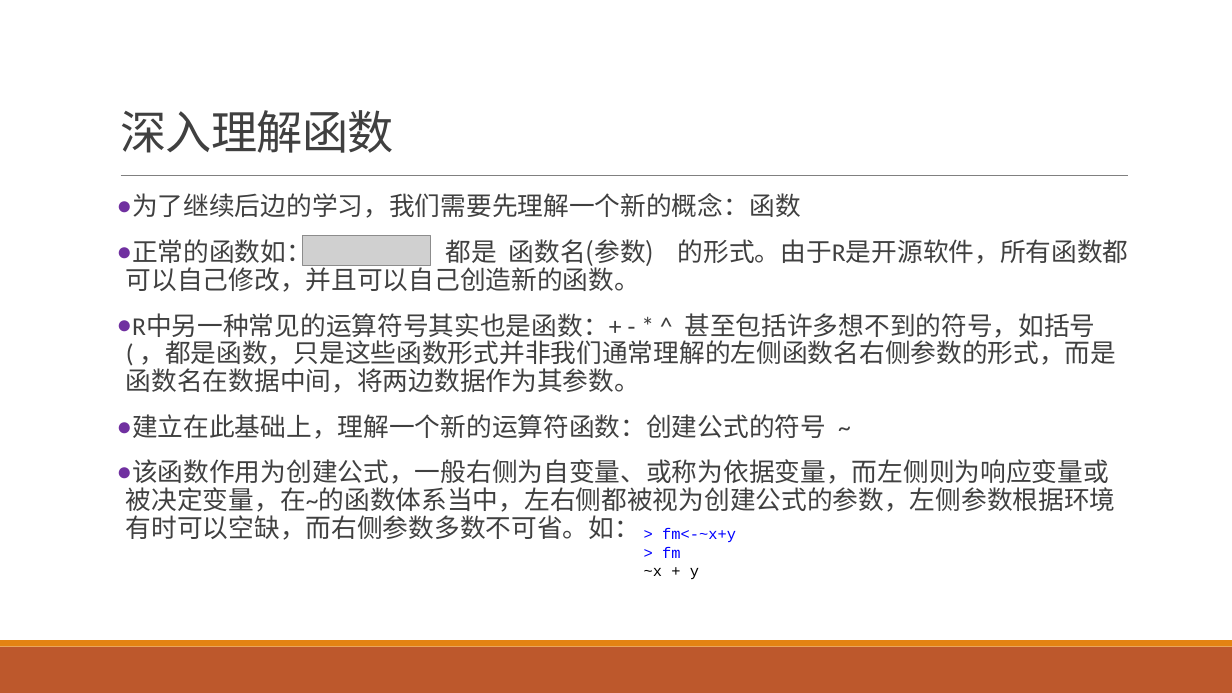
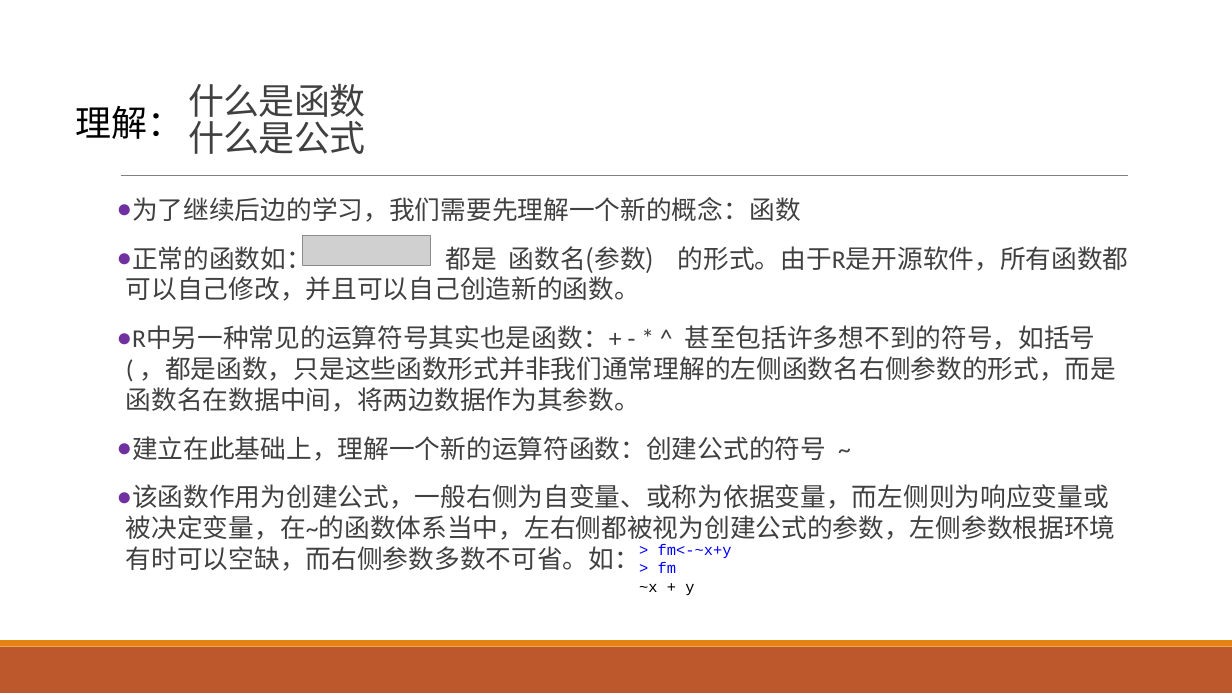
Before and after one commit to exoplanetX/DataAnalytics, a slide deck: slide 14 of 实验3-探索性分析.pptx. Drawn at 1232x693 pixels with LibreOffice and Linux fonts; fonts in the diff are those of the drawing; grey boxes stand for pictures. Boxes give left, top, right and bottom in pixels: in the first picture for what was removed or moved away, otherwise in the second. Text is boxed around its words. In the diff, an @@ line names an element or a change of style, - is before the commit and + after.

```diff
--- a/实验3-探索性分析.pptx
+++ b/实验3-探索性分析.pptx
@@ title at bbox=[188, 83, 365, 154]: text changed; size 36 to 28 pt @@
-深入理解函数
+什么是函数
+什么是公式
@@ text added at bbox=[75, 106, 183, 139], 28 pt, text #000000 @@
+理解：
@@ text "为了继续后边的学习，我们需要先理解一个新的概念：函数" at bbox=[126, 197, 1129, 571]: line spacing 0.9 to 1 @@
@@ text "> fm<-~x+y": place and size @@
-text "> fm<-~x+y" at bbox=[644, 528, 736, 579]
+text "> fm<-~x+y" at bbox=[639, 544, 732, 595]
```
